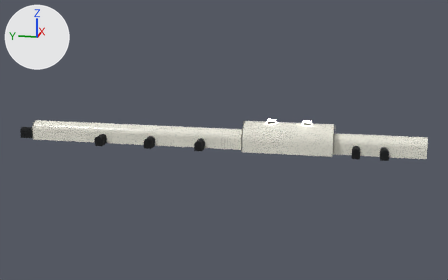
An edit to the Blender file scene/poolrooms.blend, drawn before and after from the same camera.
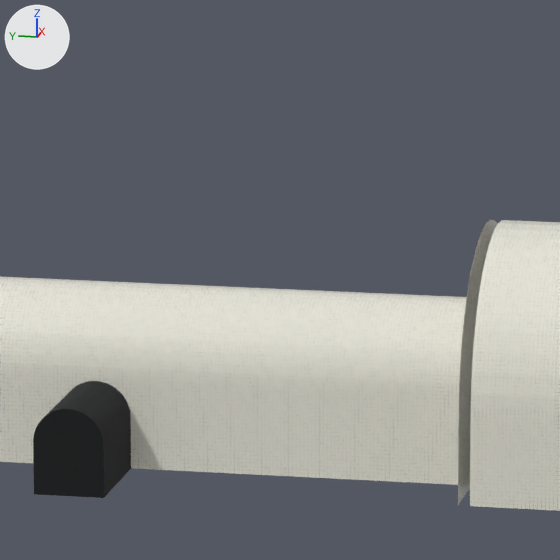
The first picture shows the older version from a 50 mm camera at (-137.6, 17.5, 35.7) aimed at (-0.3, 45.0, 1.4). The close-ups show the older and then the newer version on the part from 43% to 56% of the width and 34% to 56% of the height of that picture. Only the edits that show in the close-ups are written down. Every picture has the same lights, and +X, +Y and +Z are marked at upper left.

The older version as bpy lines, for what is in view:
```python
me_hall = bpy.data.meshes.new('Hall')
me_hall.from_pydata(...)  # 74 vertices, 35 faces; spans x -4.0..4.0, y 20.0..40.0, z -0.3..6.0
me_hall.materials.append(mat_tile)  # picture img_tile
me_hallexit = bpy.data.meshes.new('HallExit')
me_hallexit.from_pydata(...)  # 108 vertices, 78 faces; spans x -4.0..4.0, y 39.7..40.3, z -0.35..6.0
me_hallexit.materials.append(mat_tile)  # picture img_tile
me_passageb = bpy.data.meshes.new('PassageB')
me_passageb.from_pydata(...)  # 162 vertices, 78 faces; spans x -2.0..2.0, y 40.0..92.0, z -0.3..4.0
me_passageb.materials.append(mat_tile)  # picture img_tile
ob_hall = bpy.data.objects.new('Hall', me_hall)
ob_hall.location = (0.0, 0.0, 0.0)
ob_hallexit = bpy.data.objects.new('HallExit', me_hallexit)
ob_hallexit.location = (0.0, 0.0, 0.0)
ob_passageb = bpy.data.objects.new('PassageB', me_passageb)
ob_passageb.location = (0.0, 0.0, 0.0)
# also in view: 'SideStub2' at (-3.5, 50.0, 0.8); 'SideStubEnd2' at (-5.0, 50.0, 0.8)
```
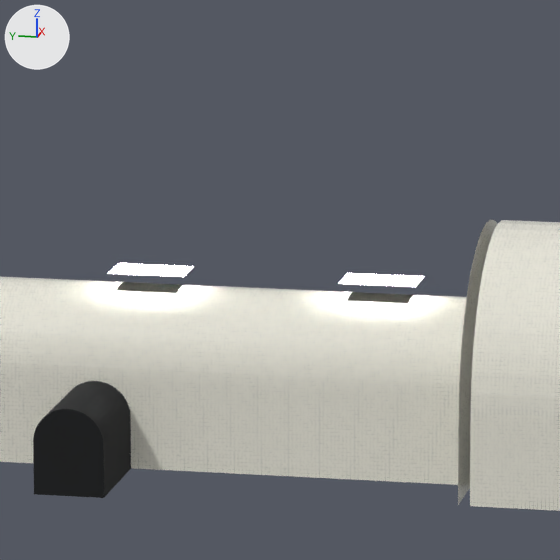
Where the change shows, as pixel boxes (x1, y1, x2, y2) in the close-ups (560 x 560 px):
'SkyLight5', added: after (338, 273, 424, 287)
'SkyLight6', added: after (107, 263, 194, 277)
part 1 of me_passageb, added: after (0, 277, 467, 306)

What changed in the scene script:
```text
Change me_passageb:
    used by ob_passageb; location = (0.0, 0.0, 0.0)
    remove me_passageb.from_pydata(...)  # 162 vertices, 78 faces; spans x -2.0..2.0, y 40.0..92.0, z -0.3..4.0
    add me_passageb.from_pydata(...)  # 182 vertices, 86 faces; spans x -2.0..2.0, y 40.0..92.0, z -0.3..4.0
    me_passageb part 1: 20 vertices added at x -0.5..0.5, y 42.2..49.8, z 3.9..4.0
Add me_skylight6:
    me_skylight6.from_pydata([(-0.64, 48.0, 4.4), (0.64, 48.0, 4.4), (0.64, 50.0, 4.4), (-0.64, 50.0, 4.4)], [], [(0, 1, 2, 3)])
    me_skylight6.materials.append(mat_sky)  # black #000000, glowing white #fffcf6
Add me_skylight5:
    me_skylight5.from_pydata([(-0.64, 42.0, 4.4), (0.64, 42.0, 4.4), (0.64, 44.0, 4.4), (-0.64, 44.0, 4.4)], [], [(0, 1, 2, 3)])
    me_skylight5.materials.append(mat_sky)  # black #000000, glowing white #fffcf6
Add ob_skylight6:
    ob_skylight6 = bpy.data.objects.new('SkyLight6', me_skylight6)
    ob_skylight6.location = (0.0, 0.0, 0.0)
Add ob_skylight5:
    ob_skylight5 = bpy.data.objects.new('SkyLight5', me_skylight5)
    ob_skylight5.location = (0.0, 0.0, 0.0)
```
